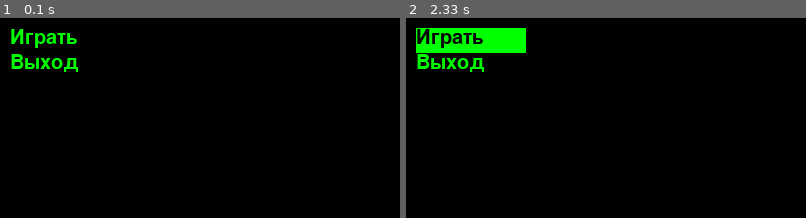
Above: before the commit, frames 1-2 (left to right).
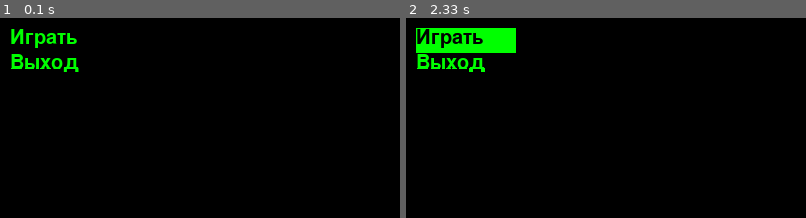
Above: after the commit, the same moments.

Repository: MaximElkinson/Pygame_SuperProject
Game: pygame game, started from игра.py
The game is run twice, just before and just after one commit, with the same random seed, the same clock (stepped at 60 frames per second) and the same inputs.
Inputs (mouse positions are % of the whole screen's width and height, from its top left):
- Up to frame 1 (0.1 s): no input
- Up to frame 2 (2.33 s): click "Играть" at 0.38 s; click (50, 56) at 0.72 s; click "Играть" at 2.05 s
The pictures show only the part of the screen within x 0-50%, y 0-50%; the shares and areas given below are measured in that part.

The runs differ from the first frame. In frame 1, less than 0.1% of the frame differs, in the area x 2-20%, y 25-27%; in frame 2, 0.4%, in the area x 2-30%, y 5-27%.

Commit message:
semi-fixed drawing of buttons

Diff:
--- a/игра.py
+++ b/игра.py
@@ -32,8 +32,7 @@
                 color2 = self.color1
         # Отрисовываем кнопку
         screen.fill(pygame.Color(color1[0], color1[1], color1[2]), pygame.Rect(self.pos_x, self.pos_y,
-                                                                               self.pos_x + self.size_x,
-                                                                               self.pos_y + self.size_y))
+                                                                               self.size_x, self.size_y))
         # Пишем текст на кнопке
         font = pygame.font.Font(None, 30)
         text = font.render(self.text, True, color2)
